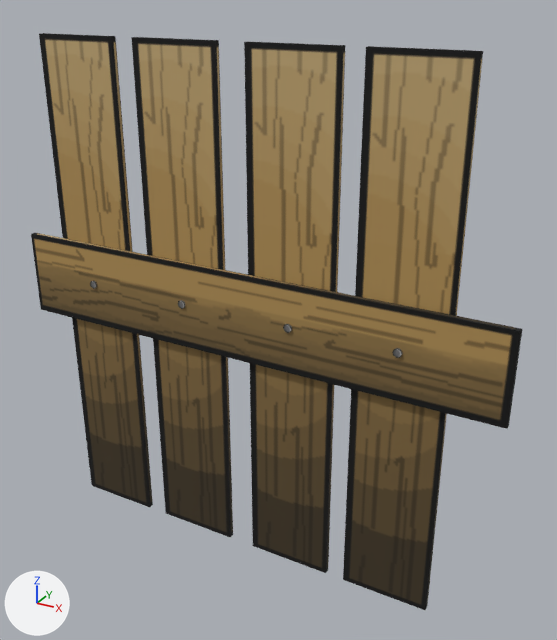
One commit to the FBX model Final Assets/3D/Fence/Fence.FBX: the scene before it, then after it.
One viewpoint serves both versions: a 50 mm lens placed at (0.293, -0.872, 0.992), pointed at (-0.303, 0.211, 0.451). Every picture has the same lights, and +X, +Y and +Z are marked at lower left.

The scene before the commit, as lines of its bpy script (objects in view):
```python
me_mesh = bpy.data.meshes.new('Mesh')
me_mesh.from_pydata(...)  # a box spanning x -4.3..4.3, y -0.8..0.8, z 0.0..50.1
me_mesh.materials.append(mat_01___default)  # picture img_fence_png
me_mesh_001 = bpy.data.meshes.new('Mesh.001')
me_mesh_001.from_pydata(...)  # a box spanning x -4.3..4.3, y -0.8..0.8, z 0.0..50.1
me_mesh_001.materials.append(mat_01___default)  # picture img_fence_png
me_mesh_002 = bpy.data.meshes.new('Mesh.002')
me_mesh_002.from_pydata(...)  # a box spanning x -4.3..4.3, y -0.8..0.8, z 0.0..50.1
me_mesh_002.materials.append(mat_01___default)  # picture img_fence_png
me_mesh_003 = bpy.data.meshes.new('Mesh.003')
me_mesh_003.from_pydata(...)  # a box spanning x -4.3..4.3, y -0.8..0.8, z 0.0..50.1
me_mesh_003.materials.append(mat_01___default)  # picture img_fence_png
me_mesh_004 = bpy.data.meshes.new('Mesh.004')
me_mesh_004.from_pydata(...)  # a box spanning x -4.3..4.3, y -0.8..0.8, z 0.0..50.1
me_mesh_004.materials.append(mat_01___default)  # picture img_fence_png
ob_box001 = bpy.data.objects.new('Box001', me_mesh)
ob_box001.location = (-0.645, 0.148, 0.0)
ob_box001.scale = (0.0182, 0.00668, 0.0182)
ob_box002 = bpy.data.objects.new('Box002', me_mesh_001)
ob_box002.location = (-0.45, 0.148, 0.0)
ob_box002.scale = (0.0182, 0.00668, 0.0182)
ob_box003 = bpy.data.objects.new('Box003', me_mesh_002)
ob_box003.location = (-0.244, 0.148, 0.0)
ob_box003.scale = (0.0182, 0.00668, 0.0182)
ob_box004 = bpy.data.objects.new('Box004', me_mesh_003)
ob_box004.location = (-0.054, 0.148, 0.0)
ob_box004.scale = (0.0182, 0.00668, 0.0182)
ob_box006 = bpy.data.objects.new('Box006', me_mesh_004)
ob_box006.location = (0.119, 0.137, 0.475)
ob_box006.rotation_euler = (0.0, -1.568, 0.0)  # degrees (0, -90, 0)
ob_box006.scale = (0.0182, 0.00668, 0.0182)
```
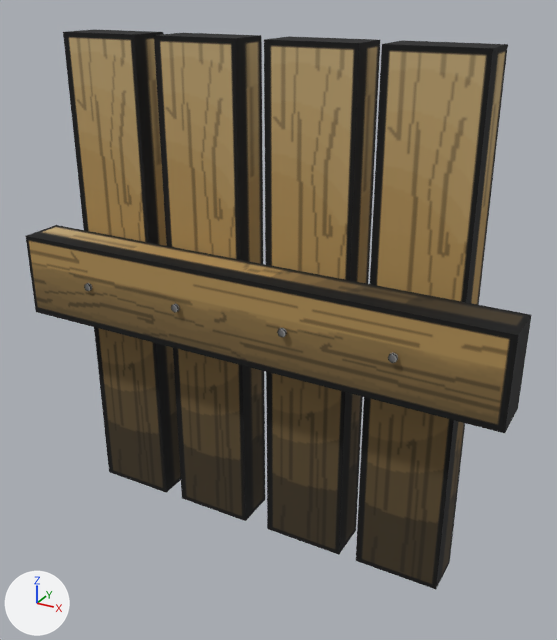
The change in detail:
Object 'Box001' (ob_box001) moves from (-0.645, 0.148, 0.0) to (-0.645, 0.24, 0.0).
Object 'Box001' (ob_box001) is rescaled from (0.0182, 0.00668, 0.0182) to (0.0182, 0.0525, 0.0182).
Object 'Box006' (ob_box006) moves from (0.119, 0.137, 0.475) to (0.119, 0.158, 0.475).
Object 'Box006' (ob_box006) is rescaled from (0.0182, 0.00668, 0.0182) to (0.0182, 0.0525, 0.0182).
Object 'Box002' (ob_box002) moves from (-0.45, 0.148, 0.0) to (-0.45, 0.24, 0.0).
Object 'Box002' (ob_box002) is rescaled from (0.0182, 0.00668, 0.0182) to (0.0182, 0.0525, 0.0182).
Object 'Box003' (ob_box003) moves from (-0.244, 0.148, 0.0) to (-0.244, 0.24, 0.0).
Object 'Box003' (ob_box003) is rescaled from (0.0182, 0.00668, 0.0182) to (0.0182, 0.0525, 0.0182).
Object 'Box004' (ob_box004) moves from (-0.054, 0.148, 0.0) to (-0.054, 0.24, 0.0).
Object 'Box004' (ob_box004) is rescaled from (0.0182, 0.00668, 0.0182) to (0.0182, 0.0525, 0.0182).

Boxes [x1, y1, x2, y2] around the edits, measured in the pictures (557 x 640 px):
'Box004', moved, rescaled (9% wider)
    before: [343, 46, 483, 610]
    after: [356, 41, 508, 589]
'Box006', moved, rescaled (6% taller)
    before: [31, 233, 522, 429]
    after: [26, 225, 531, 433]
'Box003', moved, rescaled (15% wider)
    before: [244, 41, 345, 573]
    after: [264, 36, 380, 555]
'Box002', moved, rescaled (9% wider)
    before: [131, 37, 233, 537]
    after: [154, 33, 265, 521]
'Box001', moved, rescaled
    before: [39, 33, 153, 507]
    after: [63, 29, 181, 493]
